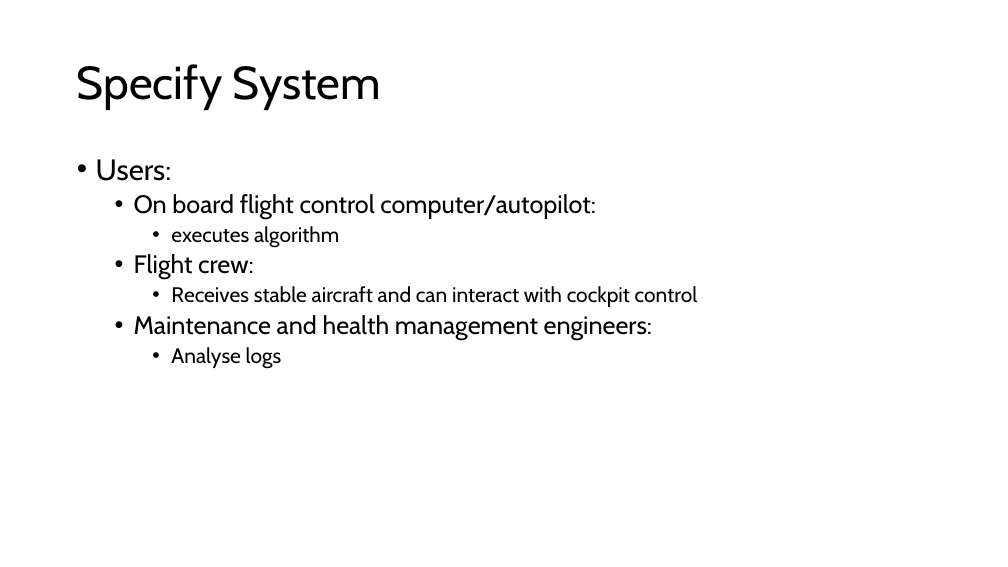
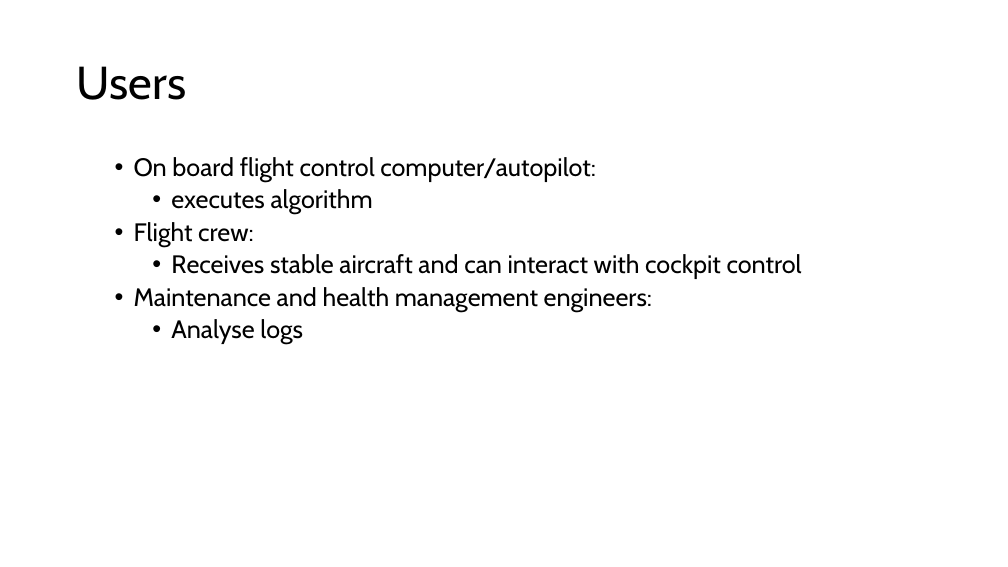
Before and after one commit to Niels149/AIASFault, a slide deck: slide 3 of AIASPres.pptx (slide 5 before the commit). Drawn at 1008x567 pixels with LibreOffice and Linux fonts; fonts in the diff are those of the drawing. Boxes give left, top, right and bottom in pixels: in the first picture for what was removed or moved away, otherwise in the second. Text is boxed around its words. In the diff, an @@ line names an element or a change of style, - is before the commit and + after.

```diff
--- a/AIASPres.pptx
+++ b/AIASPres.pptx
@@ title at bbox=[77, 66, 187, 100]: text changed @@
-Specify System
+Users
@@ text at bbox=[96, 159, 172, 181]: paragraph removed @@
-• Users:
@@ text at bbox=[171, 189, 802, 344]: size 20 to 24 pt in "executes algorithm", "Receives stable aircraft and can interact with ...", "Analyse logs" @@
```
Also in this commit, not shown: 8 other slides changed, 1 slide added.
